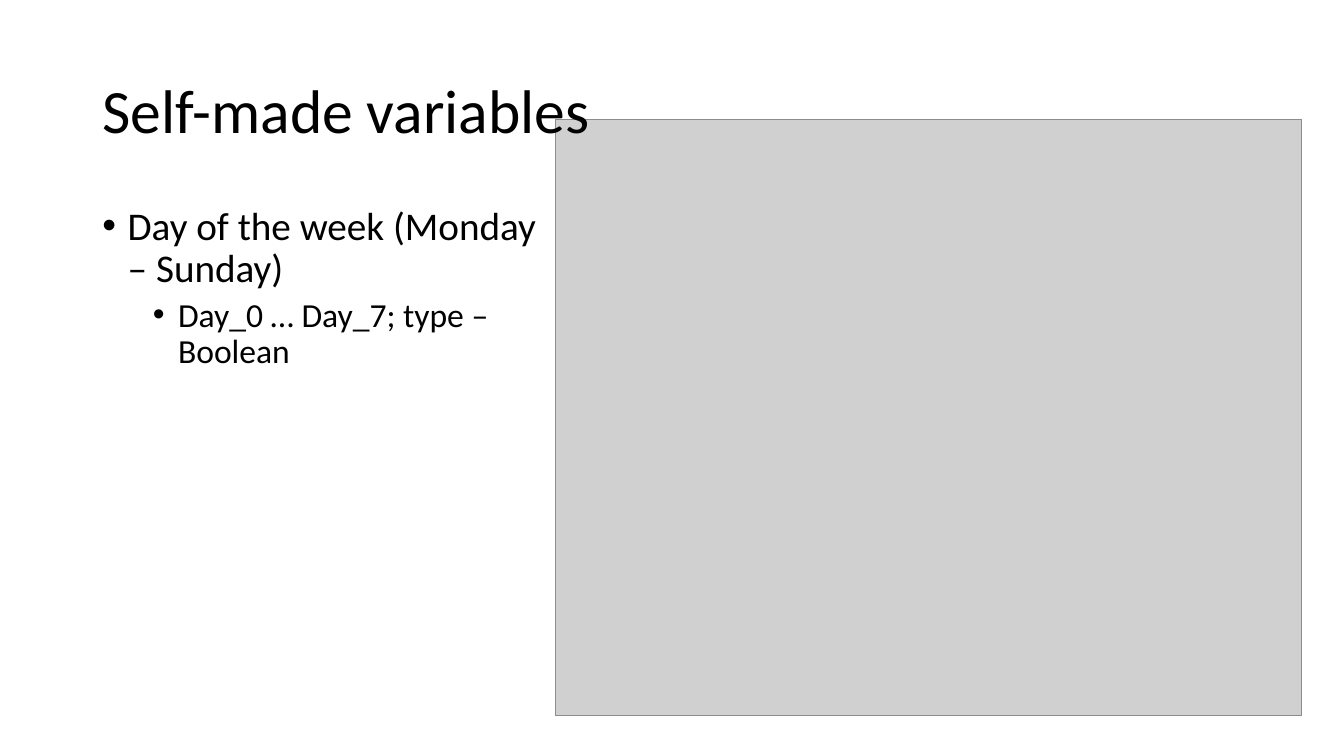
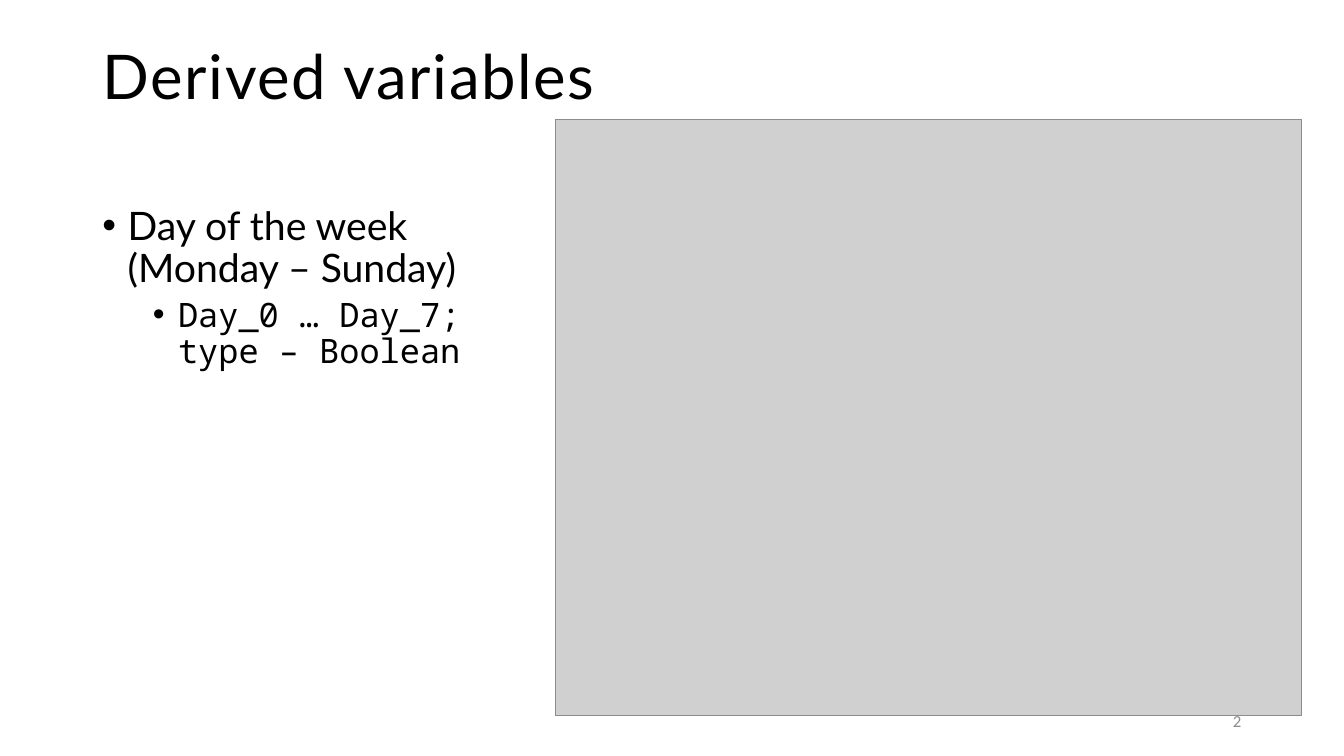
Before and after one commit to tobiassae/datasciencebakery-group-2, a slide deck: slide 2 of 4_Presentation/Bakery sales predictions.pptx. Drawn at 1344x756 pixels with LibreOffice and Linux fonts; fonts in the diff are those of the drawing; grey boxes stand for pictures. Boxes give left, top, right and bottom in pixels: in the first picture for what was removed or moved away, otherwise in the second. Text is boxed around its words. In the diff, an @@ line names an element or a change of style, - is before the commit and + after.

```diff
--- a/4_Presentation/Bakery sales predictions.pptx
+++ b/4_Presentation/Bakery sales predictions.pptx
@@ title at <box>102,53,595,100</box>: text changed; font Calibri to Lato @@
-Self-made variables
+Derived variables
@@ text "Day of the week (Monday ..." at <box>128,211,460,372</box>: font Calibri to Lato in "Day of the week (Monday – Sunday)"; font Calibri to Noto Sans Mono in "Day_0 … Day_7; type – Boolean" @@
@@ page number added at <box>1233,714,1241,727</box>, 12 pt, text #8C8C8C @@
+2
```
Also in this commit, not shown: 9 other slides changed, 1 other file.
